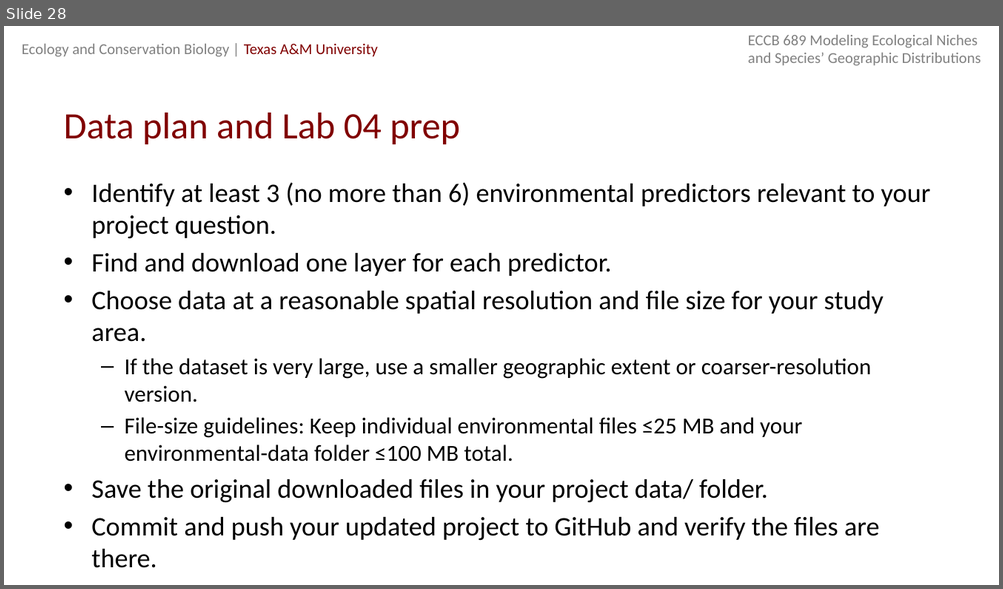
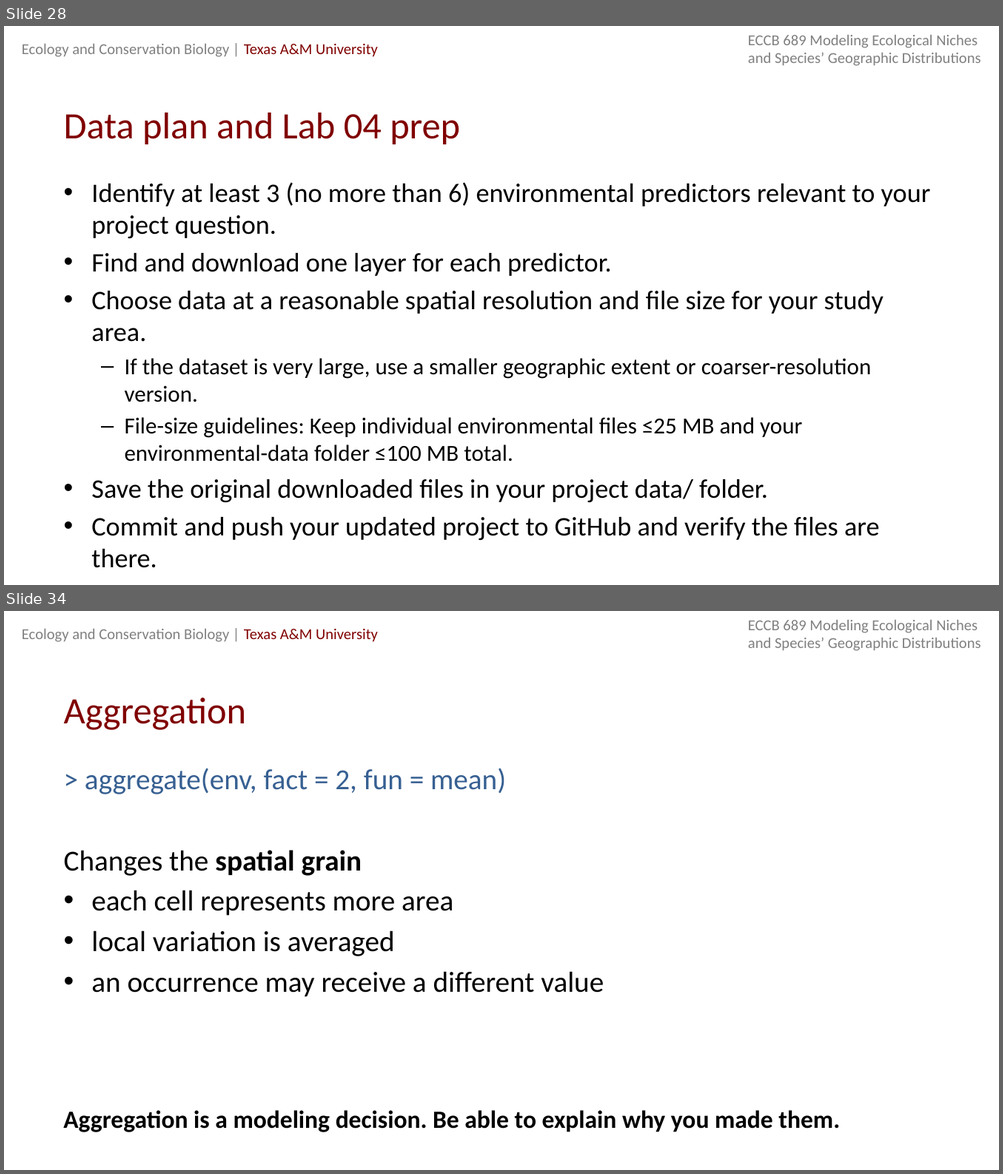
Before and after one commit to michellelawing/ECCB689, a slide deck: Slides/Week 6. Environments.pptx. Shown one above the other, each under a label of ours: slide 28 before the commit, slides 28 and 34 after it; the slides between them are not shown. The pictures are 1003x589 and 1003x1174 pixels, drawn with LibreOffice and Linux fonts; fonts in the diff are those of the drawing. Boxes give left, top, right and bottom in pixels: in the first picture for what was removed or moved away, otherwise in the second. Text is boxed around its words. In the diff, an @@ line names an element or a change of style, - is before the commit and + after.

```diff
--- a/Slides/Week 6. Environments.pptx
+++ b/Slides/Week 6. Environments.pptx
@@ slide 34 added at [4, 611, 999, 1170], background #FFFFFF; not listed: 2 template elements that a slide beside it also shows @@
@@ title added at [64, 698, 247, 730], 27 pt, text #800000 @@
+Aggregation
@@ text added at [64, 768, 603, 997], 21 pt, text #000000 @@
+> aggregate(env, fact = 2, fun = mean)
+Changes the spatial grain
+• each cell represents more area
+• local variation is averaged
+• an occurrence may receive a different value
@@ text added at [63, 1111, 839, 1133], 18 pt, text #000000, bold @@
+Aggregation is a modeling decision. Be able to explain why you made them.
```
Also in this commit, not shown: 1 slide changed, 6 other slides added.
